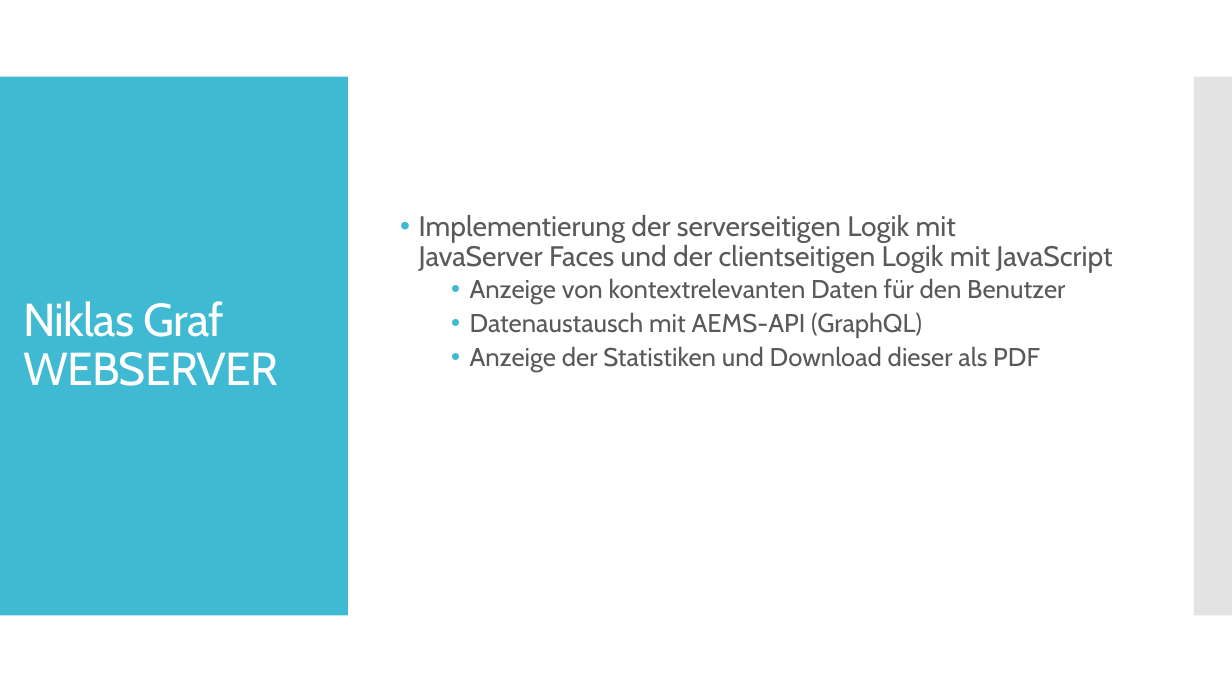
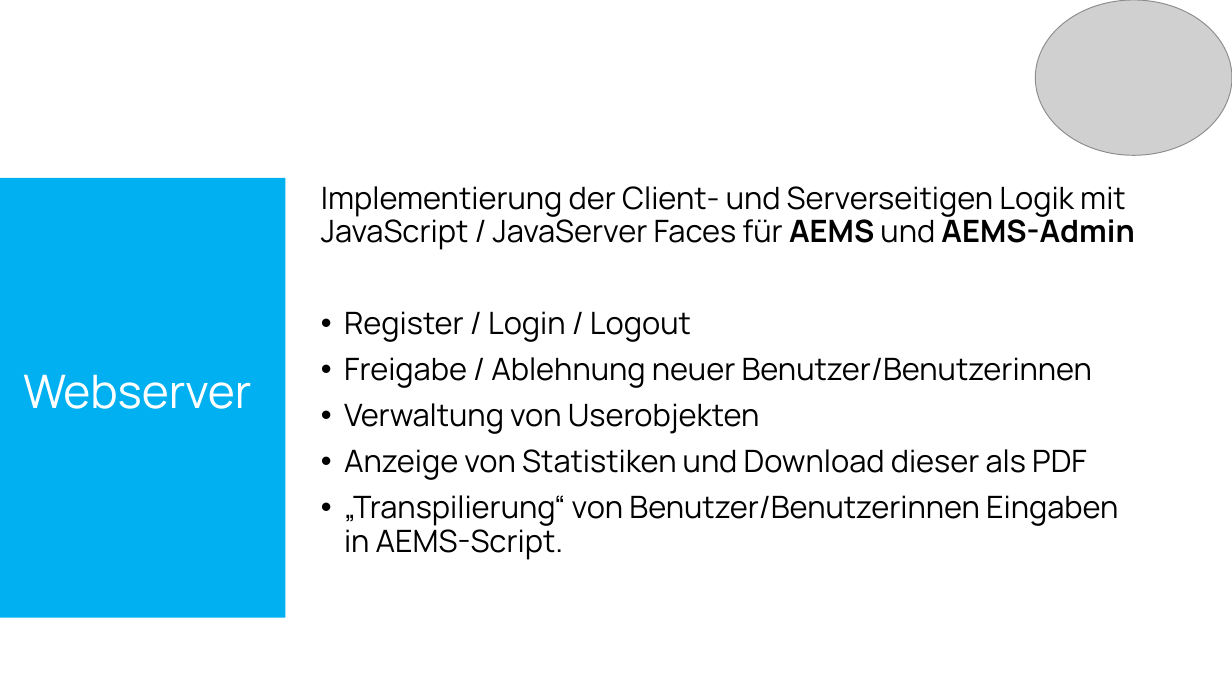
Before and after one commit to SebastianMandl/AEMS, a slide deck: slide 6 of Planung/Praesentationen/Praesentation_SRDP.pptx (slide 5 before the commit). Drawn at 1232x693 pixels with LibreOffice and Linux fonts; fonts in the diff are those of the drawing; grey boxes stand for pictures. Boxes give left, top, right and bottom in pixels: in the first picture for what was removed or moved away, otherwise in the second. Text is boxed around its words. In the diff, an @@ line names an element or a change of style, - is before the commit and + after.

```diff
--- a/Planung/Praesentationen/Praesentation_SRDP.pptx
+++ b/Planung/Praesentationen/Praesentation_SRDP.pptx
@@ picture added at (x1=1036, y1=0, x2=1232, y2=155) @@
@@ rectangle removed at (x1=1194, y1=77, x2=1232, y2=616) @@
@@ rectangle resized from (x1=0, y1=77, x2=348, y2=616) to (x1=0, y1=178, x2=286, y2=618) @@
@@ rectangle at (x1=0, y1=178, x2=286, y2=618): fill #40BAD2 to #00B0F0 @@
@@ text "Implementierung der Client- und Serverseitigen ..." at (x1=321, y1=186, x2=1134, y2=560): vertical alignment middle to top @@
@@ text at (x1=321, y1=186, x2=1134, y2=560): text changed; size 20 to 24 pt; font Cabin to Manrope; text colour #595959 to #000000 @@
-• Implementierung der serverseitigen Logik mit
-  JavaServer Faces und der clientseitigen Logik mit JavaScript
-  • Anzeige von kontextrelevanten Daten für den Benutzer
-  • Datenaustausch mit AEMS-API (GraphQL)
-  • Anzeige der Statistiken und Download dieser als PDF
+Implementierung der Client- und Serverseitigen Logik mit JavaScript / JavaServer Faces für AEMS und AEMS-Admin
+• Register / Login / Logout
+• Freigabe / Ablehnung neuer Benutzer/Benutzerinnen
+• Verwaltung von Userobjekten
+• Anzeige von Statistiken und Download dieser als PDF
+• „Transpilierung“ von Benutzer/Benutzerinnen Eingaben in AEMS-Script.
@@ title at (x1=23, y1=374, x2=252, y2=409): text changed; font Cabin to Manrope @@
-Niklas Graf
-WEBSERVER
+Webserver
```
Also in this commit, not shown: 4 other slides changed, 15 slides added, 6 slides removed, 3 other files.
